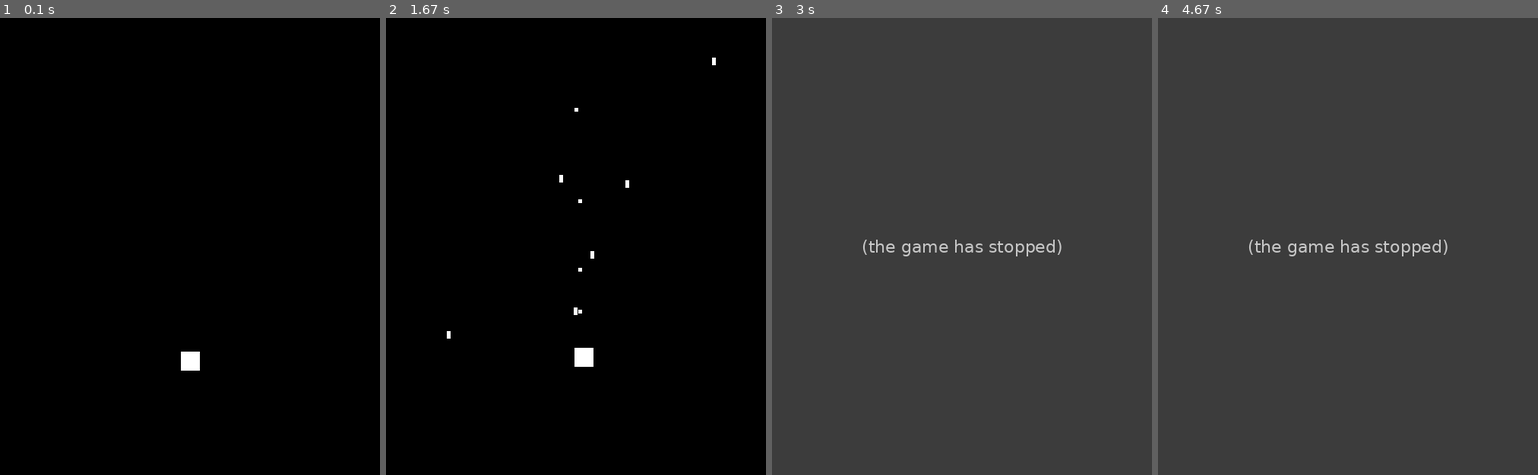
Above: before the commit, frames 1-4 (left to right).
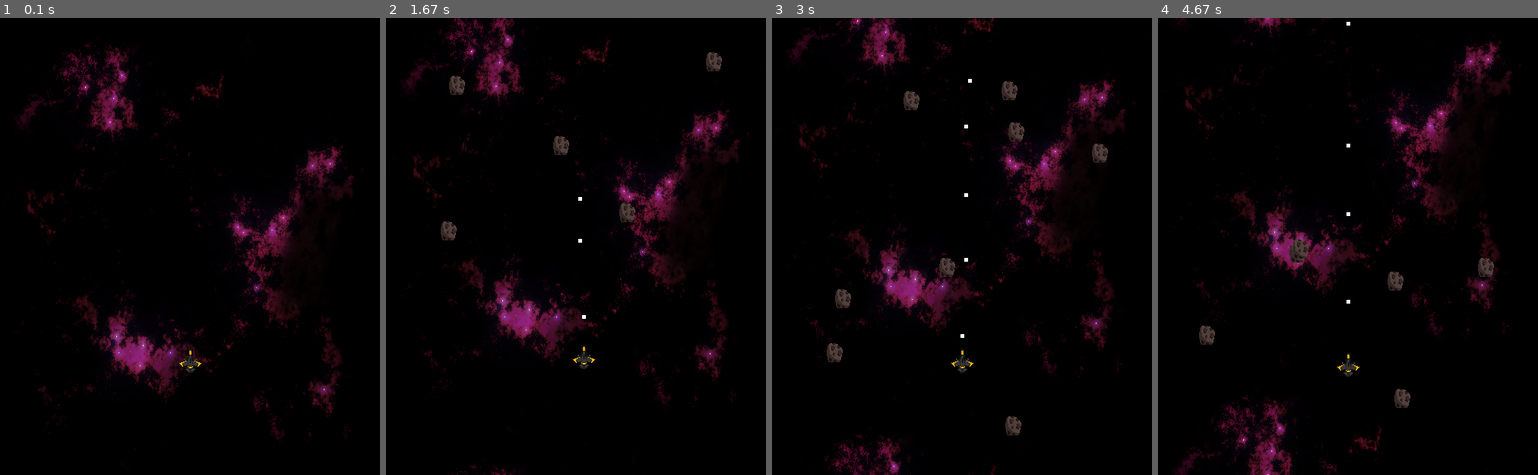
Above: after the commit, the same moments.

Repository: NProg1/pygame
Game: pygame game, started from game.py
The game is run twice, just before and just after one commit, with the same random seed, the same clock (stepped at 60 frames per second) and the same inputs.
Inputs:
- Up to frame 1 (0.1 s): no input
- Up to frame 2 (1.67 s): tap Space at 0.33, 0.73, 1.03, 1.23, 1.57 s; hold Right 0.67-1.13 s; hold Up 1.17-1.47 s; hold Right from 1.5 s (still down)
- Up to frame 3 (3 s): tap Space at 1.87, 2.07, 2.37, 2.63, 2.97 s; release Right at 1.97 s; hold Left 2-2.53 s; hold Down 2.57-2.87 s; hold Left from 2.9 s (still down)
- Up to frame 4 (4.67 s): tap Space at 3.27, 3.4, 3.8, 4.1, 4.47 s; release Left at 3.3 s; hold Left 3.33-3.7 s; hold Right 3.73-4.37 s; hold Down from 4.4 s (still down)

The runs differ from the first frame. In frame 1, 7.6% of the frame differs, in the area x 4-96%, y 5-93%; in frame 2, 8.6%; in frame 3, 99%; in frame 4, 99%, in the area x 0-100%, y 0-100%.
Before the commit the program exited at 1.9 s; later frames show no game.

Commit message:
add grpahics

Diff:
--- a/game.py
+++ b/game.py
@@ -1,6 +1,7 @@
 import pygame
 import random
 from pygame.locals import (
+    RLEACCEL,
     K_UP,
     K_DOWN,
     K_LEFT,
@@ -16,58 +17,21 @@
 SCREEN_WIDTH = 500
 SCREEN_HEIGHT = 600
 
-
-class Enemy(pygame.sprite.Sprite):
-    def __init__(self):
-        super(Enemy, self).__init__()
-        self.surf = pygame.Surface((5, 10))
-        self.surf.fill((255, 255, 255))
-        self.rect = self.surf.get_rect(
-            center=(
-                random.randint(0, SCREEN_WIDTH),
-                random.randint(SCREEN_HEIGHT - 700, SCREEN_HEIGHT - 450),
-            )
-        )
-        self.speed = random.randint(5, 10)
-
-    # Move the sprite based on speed
-    # Remove it when it passes the left edge of the screen
-    def update(self):
-        self.rect.move_ip(0, self.speed)
-        if self.rect.top < 0:
-            self.kill()
-
-
-class Bullet(pygame.sprite.Sprite):
-    """A class that manages bullets fired by spaceships"""
-
-    def __init__(self, x, y):
-        """Create a bullet object where the ship is located"""
-        pygame.sprite.Sprite.__init__(self)
-        # Create a rectangle at (0,0) to represent the bullet and set the correct position
-        self.surf = pygame.Surface((5, 5))
-        self.surf.fill((255, 255, 255))
-        self.rect = self.surf.get_rect()
-        self.rect.centerx = x
-        self.rect.bottom = y
-        # The location of the bullet is represented by a decimal
-        self.color = (60, 60, 60)
-        self.speedy = -10
-
-    def update(self):
-        """Move the bullet up"""
-        # Update the decimal value that represents the bullet position
-        self.rect.y += self.speedy
-        # kill if it moves off the top of the screen
-        if self.rect.bottom < 0:
-            self.kill()
+# background
+bg = pygame.image.load("./bg.png")
+bg = pygame.transform.scale(bg,(500,600))
+bgX = 0
+bgX2 = bg.get_height()
 
 
 class Player(pygame.sprite.Sprite):
     def __init__(self):
         super(Player, self).__init__()
-        self.surf = pygame.Surface((25, 25))
-        self.surf.fill((255, 255, 255))
+        self.surf = pygame.image.load("Spaceship.png").convert()
+        self.surf = pygame.transform.scale(self.surf,(40,60))
+        self.surf.set_colorkey((255,255,255), RLEACCEL)
+        # self.surf = pygame.Surface((25, 25))
+        # self.surf.fill((255, 255, 255))
         # set rect postition
         self.rect = self.surf.get_rect(center=(SCREEN_WIDTH/2, SCREEN_HEIGHT-150))
 
@@ -91,10 +55,58 @@
             self.rect.bottom = SCREEN_HEIGHT
 
     def shoot(self):
-        bullet = Bullet(self.rect.centerx, self.rect.top + 75)
-        all_sprites.add(bullets)
-        bullets.add(bullet)
+        bullet = Bullet(self.rect.centerx, self.rect.top)
+        return bullet
+        # all_sprites.add(bullets)
+        # bullets.add(bullet)
 
+
+class Enemy(pygame.sprite.Sprite):
+    def __init__(self):
+        super(Enemy, self).__init__()
+        self.surf = pygame.image.load("meteor.png").convert()
+        #self.surf = pygame.transform.scale(self.surf,(40,60))
+        self.surf.set_colorkey((0,0,0), RLEACCEL)
+        #self.surf = pygame.Surface((5, 10))
+        #self.surf.fill((255, 255, 255))
+        self.rect = self.surf.get_rect(
+            center=(
+                random.randint(0, SCREEN_WIDTH),
+                random.randint(SCREEN_HEIGHT - 700, SCREEN_HEIGHT - 450),
+            )
+        )
+        self.speed = random.randint(2, 7)
+
+    # Move the sprite based on speed
+    # Remove it when it passes the left edge of the screen
+    def update(self):
+        self.rect.move_ip(0, self.speed)
+        if self.rect.top < 0:
+            self.kill()
+
+
+class Bullet(pygame.sprite.Sprite):
+    """A class that manages bullets fired by spaceships"""
+
+    def __init__(self, x, y):
+        """Create a bullet object where the ship is located"""
+        pygame.sprite.Sprite.__init__(self)
+        self.surf = pygame.Surface((5, 5))
+        self.surf.fill((255, 255, 255))
+        self.rect = self.surf.get_rect()
+        self.rect.centerx = x
+        self.rect.bottom = y
+        # The location of the bullet is represented by a decimal
+        self.color = (60, 60, 60)
+        self.speed = -10
+
+    def update(self):
+        """Move the bullet up"""
+        # Update the decimal value that represents the bullet position
+        self.rect.y += self.speed
+        # kill if it moves off the top of the screen
+        if self.rect.bottom < 0:
+            self.kill()
 
 # initialization
 pygame.init()
@@ -103,29 +115,30 @@
 screen = pygame.display.set_mode((SCREEN_WIDTH, SCREEN_HEIGHT))
 screen.fill((0, 0, 0))
 
-player = Player()
+def draw_background():
+    # first image
+    screen.blit(bg, (0, bgX))
+    #seond image
+    screen.blit(bg, (0, bgX2))
+    pygame.display.update()
+
 # Create a custom event for adding a new enemy
 ADDENEMY = pygame.USEREVENT + 1
 pygame.time.set_timer(ADDENEMY, 250)
 
 # instantiate the player
+player = Player()
 
 # Create groups to hold enemy sprites and all sprites
-# - enemies is used for collision detection and position updates
-# - all_sprites is used for rendering
 enemies = pygame.sprite.Group()
-# planet = pygame.sprite.Group()
 bullets = pygame.sprite.Group()
 all_sprites = pygame.sprite.Group()
 all_sprites.add(player)
 
-# setup the clock for a decent framerate
+# setup the clock for framerate
 clock = pygame.time.Clock()
 
-# bg = pygame.image.load("bg1.png").convert()
-
-
-# mainloop
+# gameloop
 running = True
 while running:
     for event in pygame.event.get():
@@ -133,8 +146,10 @@
             player.update(event.key)
             if event.key == K_ESCAPE:
                 running = False
-            elif event.key == K_SPACE:
-                player.shoot()
+            if event.key == K_SPACE:
+                bullet = player.shoot()
+                bullets.add(bullet)
+                all_sprites.add(bullet)
 
         elif event.type == QUIT:
             running = False
@@ -144,7 +159,21 @@
             new_enemy = Enemy()
             enemies.add(new_enemy)
             all_sprites.add(new_enemy)
-    screen.fill((0, 0, 0))
+      # first image
+    #screen.blit(bg, (0, bgX))
+    #seond image
+    #screen.blit(bg, (0, bgX2))
+    draw_background()
+    bgX -= 1
+    bgX2 -= 1
+
+    if bgX < bg.get_height() * -1:
+        bgX = bg.get_height()
+
+    if bgX2 < bg.get_height() * -1:
+        bgX2 = bg.get_height()
+
+
     # draw the player to the screen
     for entity in all_sprites:
         screen.blit(entity.surf, entity.rect)
Binary file added: Spaceship.png
Binary file added: bg.png
Binary file added: meteor.png
